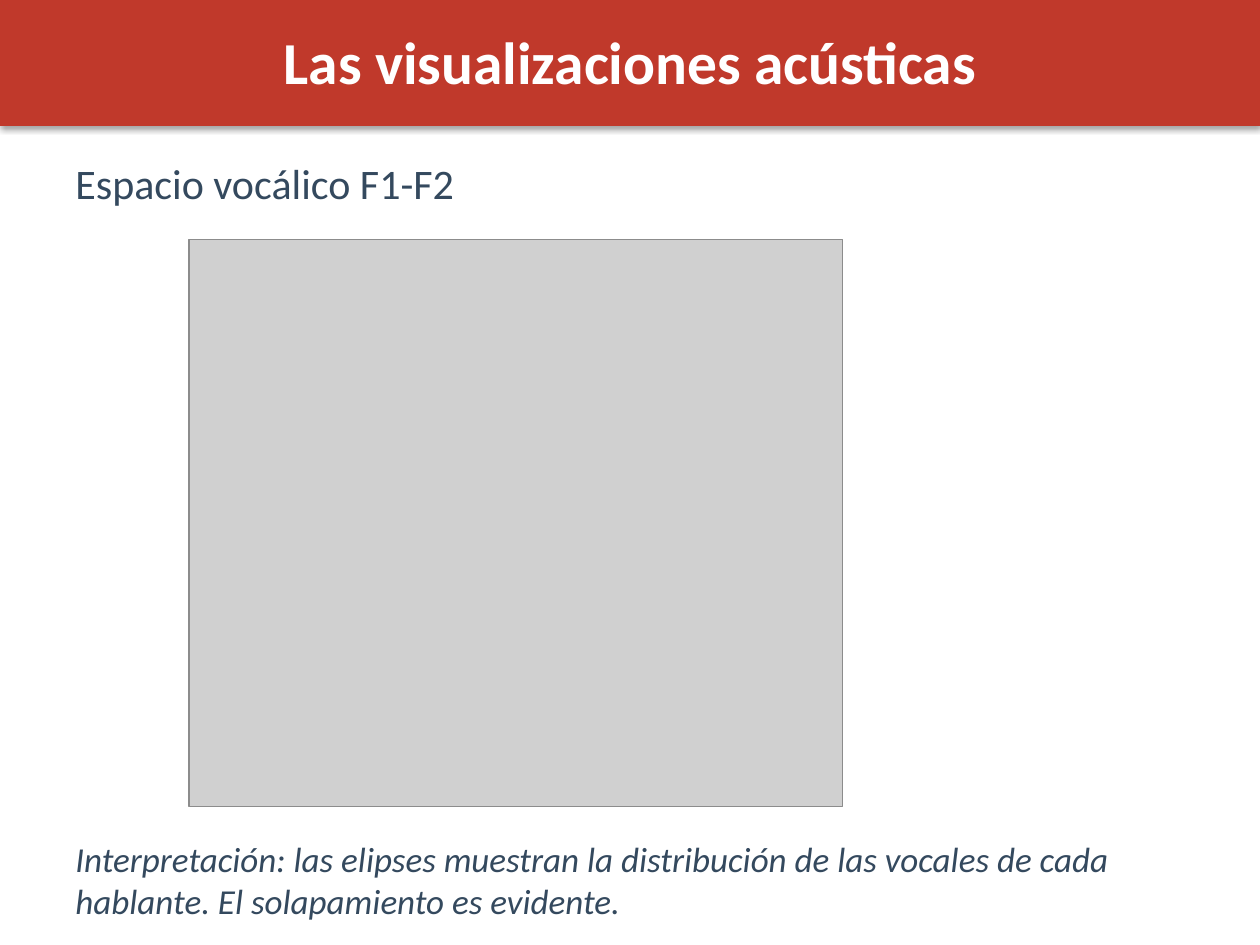
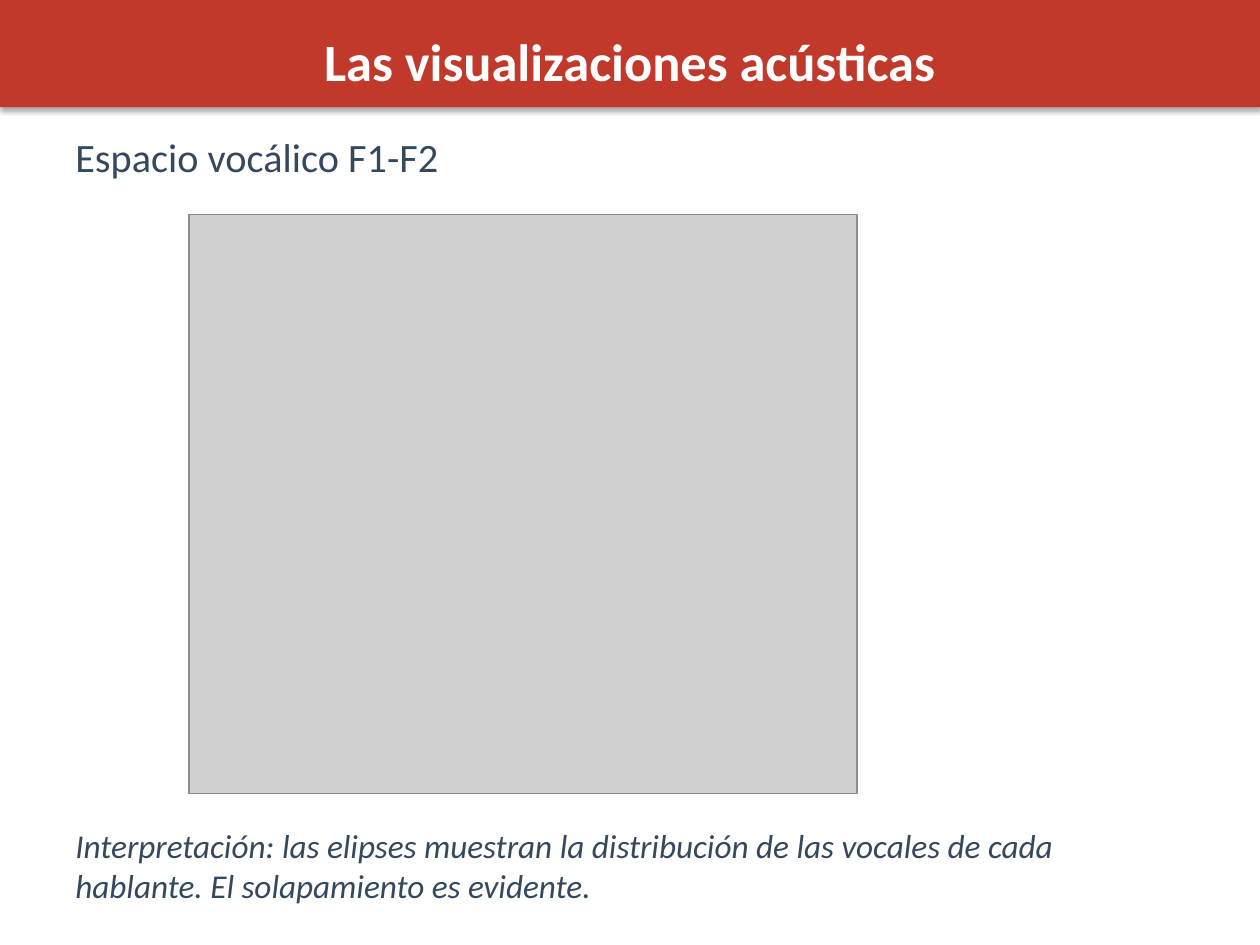
Before and after one commit to maquemmados/vozvozvoz, a slide deck: slide 9 of presentacion.pptx. Drawn at 1260x945 pixels with LibreOffice and Linux fonts; fonts in the diff are those of the drawing; grey boxes stand for pictures. Boxes give left, top, right and bottom in pixels: in the first picture for what was removed or moved away, otherwise in the second. Text is boxed around its words. In the diff, an @@ line names an element or a change of style, - is before the commit and + after.

```diff
--- a/presentacion.pptx
+++ b/presentacion.pptx
@@ rectangle: place and size @@
-rectangle at <box>0,0,1260,126</box>
+rectangle at <box>0,0,1260,107</box>
@@ text "Las visualizaciones acústicas" at <box>324,44,935,82</box>: size 34 to 30 pt @@
@@ text "Espacio vocálico F1-F2": place and size @@
-text "Espacio vocálico F1-F2" at <box>75,170,454,206</box>
+text "Espacio vocálico F1-F2" at <box>75,144,438,179</box>
@@ text "Espacio vocálico F1-F2" at <box>75,144,438,179</box>: size 24 to 23 pt @@
@@ picture: place and size @@
-picture at <box>189,239,843,806</box>
+picture at <box>189,214,857,794</box>
@@ text "Interpretación: las elipses muestran la ...": place and size @@
-text "Interpretación: las elipses muestran la ..." at <box>75,847,1108,920</box>
+text "Interpretación: las elipses muestran la ..." at <box>75,835,1053,904</box>
@@ text "Interpretación: las elipses muestran la ..." at <box>75,835,1053,904</box>: size 20 to 19 pt @@
```
Also in this commit, not shown: 19 other slides changed, 1 other file.
